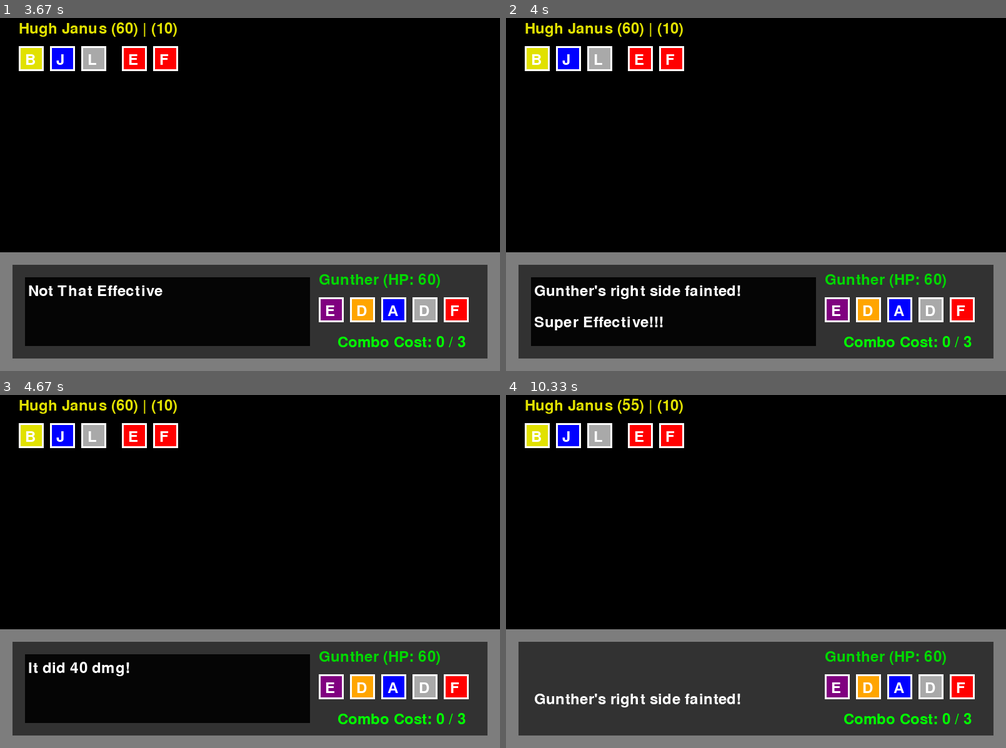
Above: before the commit, frames 1-4 (two rows, left to right).
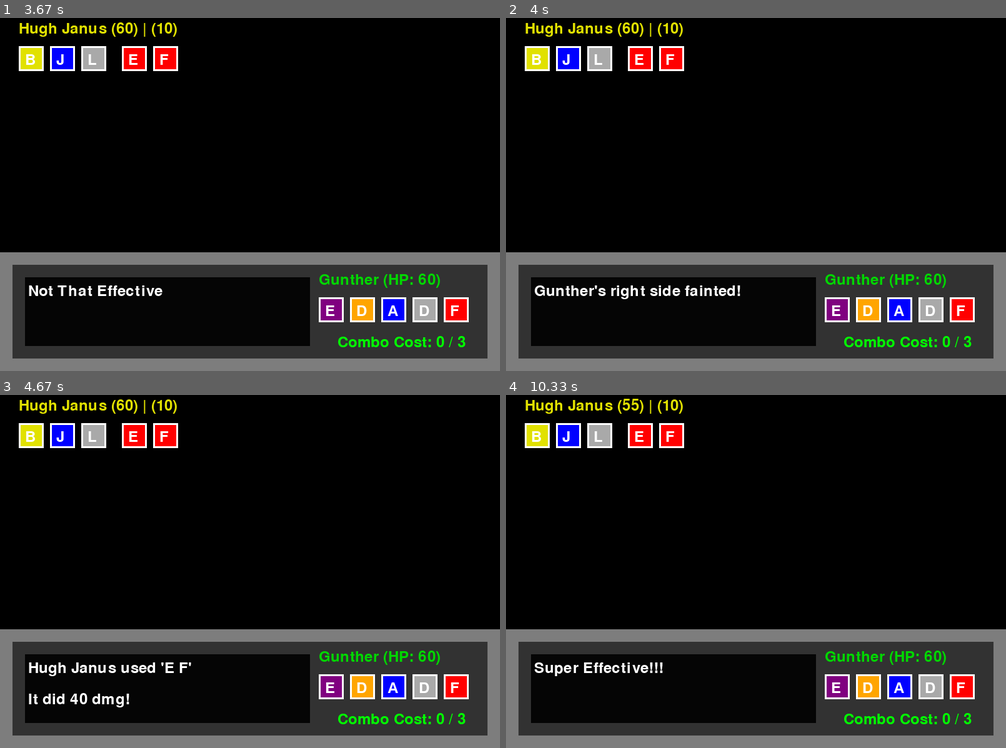
Above: after the commit, the same moments.

Repository: LWhite200/pygames
Game: pygame game, started from WordBound/WordBound.py
Two runs of this game, one before a commit and one after it. Both use one fixed random seed, a clock stepped at 60 frames per second and the inputs below.
Inputs (mouse positions are in pixels of both pictures, inside the frame that each line leads up to):
- Up to frame 1 (3.67 s): click "E" at 0.38 s; click "D" at 0.72 s; tap Enter at 1, 2.67 s; click (80, 332) at 1.88 s; click "A" at 3.05 s; click (405, 173) at 3.38 s
- Up to frame 2 (4 s): click (861, 116) at 3.72 s
- Up to frame 3 (4.67 s): click (100, 433) at 4.05 s; click (130, 624) at 4.38 s
- Up to frame 4 (10.33 s): click "D" at 4.72 s; click (891, 599) at 5.05 s; click "F" at 5.88 s; tap Space at 6.17, 7.4, 9.13, 9.8, 10.1 s; right-click (666, 652) at 7.05 s; click (561, 709) at 8.78 s; click "B" at 9.45 s; click (701, 613) at 10.22 s

Frame 1 is identical in both runs. In frame 2, 0.4% of the frame differs, in the area x 5-32%, y 84-89%; in frame 3, 0.8%; in frame 4, 11%, in the area x 5-62%, y 73-93%.

Commit message:
Add files via upload

Diff:
--- a/WordBound/WordBound.py
+++ b/WordBound/WordBound.py
@@ -460,8 +460,6 @@
             # This is what you need to fix chat gpt or deepseek
             elif player1.lets:
                 # False = left, True = Right (rare one)
-                defaultTarg = True if (not player2.lets and player2.lets2) else False
-
                 playTarg1 = True if SSC[1] else False  # player1.speed | player1.curHP
                 playTarg2 = True if SSC[3] else False  # player1.speed2 | player1.curHP2
                 play1 = player1.lets
@@ -507,6 +505,17 @@
                         curDialog.append(f"It did {dmg} dmg!")
                     else:
                         curDialog.append(f"{targDeity.name}'s {'right' if target else 'left'} side fainted!")
+                        curDialog.append(f"")
+
+                        # so only one is present... remove from letters2 so less complicated
+                        if target:
+                            targDeity.letters2 = []
+                        else:
+                            targDeity.letters = targDeity.letters2
+                            targDeity.curHP = targDeity.curHP2
+                            targDeity.speed = targDeity.speed2
+                            targDeity.curHP2, targDeity.speed2 = 0, 0
+                            targDeity.letters2 = []
 
                 # Reset things
                 stamina_cost = player1.calculate_combo_stamina_cost()
